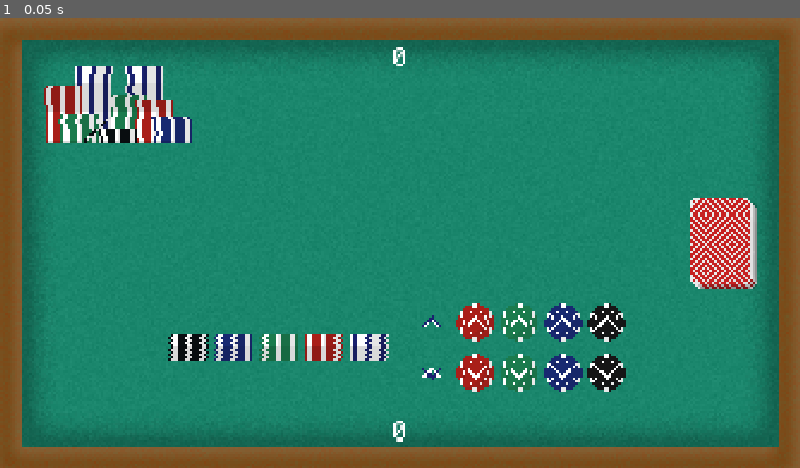
Above: before the commit, frame 1.
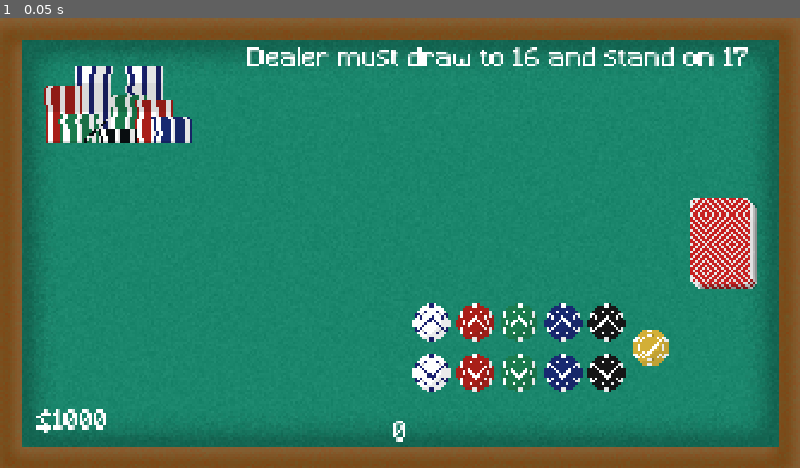
Above: after the commit, the same moment.

Repository: 7itanium/Simple-Blackjack
Game: Godot game, scene res://Scenes/table.tscn
Same seed, same stepped clock (60 frames per second), same inputs: the game is played once before the commit and once after it.
Inputs:
- Up to frame 1 (0.05 s): no input

The runs differ from the first frame. In frame 1, 3.6% of the frame differs, in the area x 4-94%, y 6-93%.

Commit message:
Working on visuals

Diff:
--- a/Scenes/betting.tscn
+++ b/Scenes/betting.tscn
@@ -14,6 +14,8 @@
 [ext_resource type="Script" uid="uid://uy00y7y2rmui" path="res://Scripts/chip.gd" id="8_0ptfu"]
 [ext_resource type="Texture2D" uid="uid://ixvk26eu45oc" path="res://Sprites/Chips/GreenSide.png" id="8_u5521"]
 [ext_resource type="Texture2D" uid="uid://dbhs2asor1e2x" path="res://Sprites/Chips/RedSide.png" id="9_0ptfu"]
+[ext_resource type="Texture2D" uid="uid://bospe4g31evvl" path="res://Sprites/Chips/Check.png" id="15_w4552"]
+[ext_resource type="Script" uid="uid://mt526l4cpyoc" path="res://Scripts/check.gd" id="16_j1w16"]
 
 [node name="Node2D" type="Node2D"]
 script = ExtResource("1_4efgp")
@@ -120,209 +122,264 @@
 [node name="Black Stack" type="Node2D" parent="."]
 
 [node name="Black" type="Sprite2D" parent="Black Stack"]
+visible = false
 position = Vector2(-170, 9)
 texture = ExtResource("6_7k2aw")
 
 [node name="Black2" type="Sprite2D" parent="Black Stack"]
+visible = false
 position = Vector2(-169, 7)
 texture = ExtResource("6_7k2aw")
 
 [node name="Black3" type="Sprite2D" parent="Black Stack"]
+visible = false
 position = Vector2(-170, 5)
 texture = ExtResource("6_7k2aw")
 
 [node name="Black4" type="Sprite2D" parent="Black Stack"]
+visible = false
 position = Vector2(-169, 3)
 texture = ExtResource("6_7k2aw")
 
 [node name="Black5" type="Sprite2D" parent="Black Stack"]
+visible = false
 position = Vector2(-170, 1)
 texture = ExtResource("6_7k2aw")
 
 [node name="Black6" type="Sprite2D" parent="Black Stack"]
+visible = false
 position = Vector2(-169, -1)
 texture = ExtResource("6_7k2aw")
 
 [node name="Black7" type="Sprite2D" parent="Black Stack"]
+visible = false
 position = Vector2(-170, -3)
 texture = ExtResource("6_7k2aw")
 
 [node name="Black8" type="Sprite2D" parent="Black Stack"]
+visible = false
 position = Vector2(-169, -5)
 texture = ExtResource("6_7k2aw")
 
 [node name="Black9" type="Sprite2D" parent="Black Stack"]
+visible = false
 position = Vector2(-170, -7)
 texture = ExtResource("6_7k2aw")
 
 [node name="Black10" type="Sprite2D" parent="Black Stack"]
+visible = false
 position = Vector2(-169, -9)
 texture = ExtResource("6_7k2aw")
 
 [node name="Blue Stack" type="Node2D" parent="."]
 
 [node name="Blue" type="Sprite2D" parent="Blue Stack"]
+visible = false
 position = Vector2(-134, 9)
 texture = ExtResource("7_1c6xh")
 
 [node name="Blue2" type="Sprite2D" parent="Blue Stack"]
+visible = false
 position = Vector2(-133, 7)
 texture = ExtResource("7_1c6xh")
 
 [node name="Blue3" type="Sprite2D" parent="Blue Stack"]
+visible = false
 position = Vector2(-134, 5)
 texture = ExtResource("7_1c6xh")
 
 [node name="Blue4" type="Sprite2D" parent="Blue Stack"]
+visible = false
 position = Vector2(-133, 3)
 texture = ExtResource("7_1c6xh")
 
 [node name="Blue5" type="Sprite2D" parent="Blue Stack"]
+visible = false
 position = Vector2(-134, 1)
 texture = ExtResource("7_1c6xh")
 
 [node name="Blue6" type="Sprite2D" parent="Blue Stack"]
+visible = false
 position = Vector2(-133, -1)
 texture = ExtResource("7_1c6xh")
 
 [node name="Blue7" type="Sprite2D" parent="Blue Stack"]
+visible = false
 position = Vector2(-134, -3)
 texture = ExtResource("7_1c6xh")
 
 [node name="Blue8" type="Sprite2D" parent="Blue Stack"]
+visible = false
 position = Vector2(-133, -5)
 texture = ExtResource("7_1c6xh")
 
 [node name="Blue9" type="Sprite2D" parent="Blue Stack"]
+visible = false
 position = Vector2(-134, -7)
 texture = ExtResource("7_1c6xh")
 
 [node name="Blue10" type="Sprite2D" parent="Blue Stack"]
+visible = false
 position = Vector2(-133, -9)
 texture = ExtResource("7_1c6xh")
 
 [node name="Green Stack" type="Node2D" parent="."]
 
 [node name="Green" type="Sprite2D" parent="Green Stack"]
+visible = false
 position = Vector2(-98, 9)
 texture = ExtResource("8_u5521")
 
 [node name="Green2" type="Sprite2D" parent="Green Stack"]
+visible = false
 position = Vector2(-97, 7)
 texture = ExtResource("8_u5521")
 
 [node name="Green3" type="Sprite2D" parent="Green Stack"]
+visible = false
 position = Vector2(-98, 5)
 texture = ExtResource("8_u5521")
 
 [node name="Green4" type="Sprite2D" parent="Green Stack"]
+visible = false
 position = Vector2(-97, 3)
 texture = ExtResource("8_u5521")
 
 [node name="Green5" type="Sprite2D" parent="Green Stack"]
+visible = false
 position = Vector2(-98, 1)
 texture = ExtResource("8_u5521")
 
 [node name="Green6" type="Sprite2D" parent="Green Stack"]
+visible = false
 position = Vector2(-97, -1)
 texture = ExtResource("8_u5521")
 
 [node name="Green7" type="Sprite2D" parent="Green Stack"]
+visible = false
 position = Vector2(-98, -3)
 texture = ExtResource("8_u5521")
 
 [node name="Green8" type="Sprite2D" parent="Green Stack"]
+visible = false
 position = Vector2(-97, -5)
 texture = ExtResource("8_u5521")
 
 [node name="Green9" type="Sprite2D" parent="Green Stack"]
+visible = false
 position = Vector2(-98, -7)
 texture = ExtResource("8_u5521")
 
 [node name="Green10" type="Sprite2D" parent="Green Stack"]
+visible = false
 position = Vector2(-97, -9)
 texture = ExtResource("8_u5521")
 
 [node name="RedStack" type="Node2D" parent="."]
 
 [node name="Red" type="Sprite2D" parent="RedStack"]
+visible = false
 position = Vector2(-62, 9)
 texture = ExtResource("9_0ptfu")
 
 [node name="Red2" type="Sprite2D" parent="RedStack"]
+visible = false
 position = Vector2(-61, 7)
 texture = ExtResource("9_0ptfu")
 
 [node name="Red3" type="Sprite2D" parent="RedStack"]
+visible = false
 position = Vector2(-62, 5)
 texture = ExtResource("9_0ptfu")
 
 [node name="Red4" type="Sprite2D" parent="RedStack"]
+visible = false
 position = Vector2(-61, 3)
 texture = ExtResource("9_0ptfu")
 
 [node name="Red5" type="Sprite2D" parent="RedStack"]
+visible = false
 position = Vector2(-62, 1)
 texture = ExtResource("9_0ptfu")
 
 [node name="Red6" type="Sprite2D" parent="RedStack"]
+visible = false
 position = Vector2(-61, -1)
 texture = ExtResource("9_0ptfu")
 
 [node name="Red7" type="Sprite2D" parent="RedStack"]
+visible = false
 position = Vector2(-62, -3)
 texture = ExtResource("9_0ptfu")
 
 [node name="Red8" type="Sprite2D" parent="RedStack"]
+visible = false
 position = Vector2(-61, -5)
 texture = ExtResource("9_0ptfu")
 
 [node name="Red9" type="Sprite2D" parent="RedStack"]
+visible = false
 position = Vector2(-62, -7)
 texture = ExtResource("9_0ptfu")
 
 [node name="Red10" type="Sprite2D" parent="RedStack"]
+visible = false
 position = Vector2(-61, -9)
 texture = ExtResource("9_0ptfu")
 
 [node name="WhiteStack" type="Node2D" parent="."]
 
-[node name="Red" type="Sprite2D" parent="WhiteStack"]
+[node name="White" type="Sprite2D" parent="WhiteStack"]
+visible = false
 position = Vector2(-26, 9)
 texture = ExtResource("6_u73kx")
 
-[node name="Red2" type="Sprite2D" parent="WhiteStack"]
+[node name="White2" type="Sprite2D" parent="WhiteStack"]
+visible = false
 position = Vector2(-25, 7)
 texture = ExtResource("6_u73kx")
 
-[node name="Red3" type="Sprite2D" parent="WhiteStack"]
+[node name="White3" type="Sprite2D" parent="WhiteStack"]
+visible = false
 position = Vector2(-26, 5)
 texture = ExtResource("6_u73kx")
 
-[node name="Red4" type="Sprite2D" parent="WhiteStack"]
+[node name="White4" type="Sprite2D" parent="WhiteStack"]
+visible = false
 position = Vector2(-25, 3)
 texture = ExtResource("6_u73kx")
 
-[node name="Red5" type="Sprite2D" parent="WhiteStack"]
+[node name="White5" type="Sprite2D" parent="WhiteStack"]
+visible = false
 position = Vector2(-26, 1)
 texture = ExtResource("6_u73kx")
 
-[node name="Red6" type="Sprite2D" parent="WhiteStack"]
+[node name="White6" type="Sprite2D" parent="WhiteStack"]
+visible = false
 position = Vector2(-25, -1)
 texture = ExtResource("6_u73kx")
 
-[node name="Red7" type="Sprite2D" parent="WhiteStack"]
+[node name="White7" type="Sprite2D" parent="WhiteStack"]
+visible = false
 position = Vector2(-26, -3)
 texture = ExtResource("6_u73kx")
 
-[node name="Red8" type="Sprite2D" parent="WhiteStack"]
+[node name="White8" type="Sprite2D" parent="WhiteStack"]
+visible = false
 position = Vector2(-25, -5)
 texture = ExtResource("6_u73kx")
 
-[node name="Red9" type="Sprite2D" parent="WhiteStack"]
+[node name="White9" type="Sprite2D" parent="WhiteStack"]
+visible = false
 position = Vector2(-26, -7)
 texture = ExtResource("6_u73kx")
 
-[node name="Red10" type="Sprite2D" parent="WhiteStack"]
+[node name="White10" type="Sprite2D" parent="WhiteStack"]
+visible = false
 position = Vector2(-25, -9)
 texture = ExtResource("6_u73kx")
+
+[node name="Check" type="Sprite2D" parent="."]
+position = Vector2(200, 0)
+texture = ExtResource("15_w4552")
+script = ExtResource("16_j1w16")
--- /dev/null
+++ b/Scenes/chip.tscn
@@ -0,0 +1,9 @@
+[gd_scene load_steps=3 format=3 uid="uid://cuo5h0xeximhb"]
+
+[ext_resource type="Texture2D" uid="uid://l25481ag6fmv" path="res://Sprites/Chips/Red.png" id="1_b23m7"]
+[ext_resource type="Script" uid="uid://dls5njif0x1h3" path="res://Scripts/chipHand.gd" id="2_y64u0"]
+
+[node name="Sprite2D" type="Sprite2D"]
+scale = Vector2(3, 3)
+texture = ExtResource("1_b23m7")
+script = ExtResource("2_y64u0")
--- a/Scenes/table.tscn
+++ b/Scenes/table.tscn
@@ -8,7 +8,8 @@
 [ext_resource type="Texture2D" uid="uid://dgo7d5h4t08ee" path="res://Sprites/Chips/Stack.png" id="6_o4lkm"]
 [ext_resource type="FontFile" uid="uid://djmf3x3u2lnfm" path="res://Fonts/Minecraft.ttf" id="6_usajj"]
 [ext_resource type="AudioStream" uid="uid://bxlbmcvnx0g6k" path="res://Sounds/SFX/bridge.mp3" id="8_j277j"]
-[ext_resource type="PackedScene" uid="uid://dv5u45javgpsd" path="res://Scenes/betting.tscn" id="9_xexre"]
+[ext_resource type="Texture2D" uid="uid://l25481ag6fmv" path="res://Sprites/Chips/Red.png" id="8_xexre"]
+[ext_resource type="PackedScene" uid="uid://cuo5h0xeximhb" path="res://Scenes/chip.tscn" id="10_4ntqo"]
 
 [sub_resource type="AtlasTexture" id="AtlasTexture_6mi0s"]
 atlas = ExtResource("3_u5355")
@@ -28,6 +29,7 @@
 [node name="table" type="Node2D"]
 
 [node name="Game Manager" type="Node" parent="."]
+unique_name_in_owner = true
 script = ExtResource("1_dgbpv")
 
 [node name="FlipSound" type="AudioStreamPlayer2D" parent="Game Manager"]
@@ -38,10 +40,6 @@
 volume_db = -5.0
 
 [node name="Table" type="Node" parent="."]
-
-[node name="Node2D" parent="Table" instance=ExtResource("9_xexre")]
-position = Vector2(0, 250)
-scale = Vector2(3, 3)
 
 [node name="Felt" type="Sprite2D" parent="Table"]
 z_index = -20
@@ -69,15 +67,31 @@
 points = PackedVector2Array(0, -550, 0, 597)
 metadata/_edit_lock_ = true
 
+[node name="Money" type="Label" parent="Table"]
+anchors_preset = -1
+anchor_left = -0.031
+anchor_top = 0.153
+anchor_right = 0.033
+anchor_bottom = 0.181
+offset_left = -811.48
+offset_top = 232.76
+offset_right = -899.36
+offset_bottom = 266.52
+theme_override_colors/font_color = Color(1, 1, 1, 1)
+theme_override_fonts/font = ExtResource("6_usajj")
+theme_override_font_sizes/font_size = 63
+text = "$"
+horizontal_alignment = 1
+
 [node name="dealerHandVal" type="Label" parent="Table"]
 anchors_preset = -1
 anchor_left = -0.031
 anchor_top = 0.153
 anchor_right = 0.033
 anchor_bottom = 0.181
-offset_left = -77.48
+offset_left = -308.48
 offset_top = -637.24
-offset_right = 73.64
+offset_right = 304.64
 offset_bottom = -603.48
 theme_override_fonts/font = ExtResource("6_usajj")
 theme_override_font_sizes/font_size = 63
@@ -100,6 +114,18 @@
 text = "21"
 horizontal_alignment = 1
 
+[node name="Red2" type="Sprite2D" parent="Table"]
+visible = false
+position = Vector2(-825, 300)
+scale = Vector2(3, 3)
+texture = ExtResource("8_xexre")
+
+[node name="Red" type="Sprite2D" parent="Table"]
+visible = false
+position = Vector2(-575, 300)
+scale = Vector2(3, 3)
+texture = ExtResource("8_xexre")
+
 [node name="Test" type="Node" parent="."]
 
 [node name="Sprite2D2" parent="Test" instance=ExtResource("6_5cpa6")]
@@ -109,3 +135,7 @@
 [node name="Sprite2D" parent="Test" instance=ExtResource("6_5cpa6")]
 visible = false
 position = Vector2(0, 300)
+
+[node name="Sprite2D" parent="." instance=ExtResource("10_4ntqo")]
+visible = false
+position = Vector2(-703, 290)
--- a/Scripts/betUI.gd
+++ b/Scripts/betUI.gd
@@ -1,25 +1,48 @@
 extends Node2D
 
-@onready var whiteUp: Sprite2D = $Down/White
-@onready var redUp: Sprite2D = $Down/Red
-@onready var greenUp: Sprite2D = $Down/Green
-@onready var blueUp: Sprite2D = $Down/Blue
-@onready var blackUp: Sprite2D = $Down/Black
-@onready var whiteDown: Sprite2D = $Up/White
-@onready var redDown: Sprite2D = $Up/Red
-@onready var greenDown: Sprite2D = $Up/Green
-@onready var blueDown: Sprite2D = $Up/Blue
-@onready var blackDown: Sprite2D = $Up/Black
+@onready var chips = [$Up/White, $Down/White, $Up/Red, $Down/Red, $Up/Green, $Down/Green, $Up/Blue, $Down/Blue, $Up/Black, $Down/Black]
+
+@onready var whiteChips = [$WhiteStack/White, $WhiteStack/White2, $WhiteStack/White3, $WhiteStack/White4, $WhiteStack/White5, $WhiteStack/White6, $WhiteStack/White7, $WhiteStack/White8, $WhiteStack/White9, $WhiteStack/White10]
+@onready var redChips = [$RedStack/Red, $RedStack/Red2, $RedStack/Red3, $RedStack/Red4, $RedStack/Red5, $RedStack/Red6, $RedStack/Red7, $RedStack/Red8, $RedStack/Red9, $RedStack/Red10]
+@onready var greenChips = [$"Green Stack/Green", $"Green Stack/Green2", $"Green Stack/Green3", $"Green Stack/Green4", $"Green Stack/Green5", $"Green Stack/Green6", $"Green Stack/Green7", $"Green Stack/Green8", $"Green Stack/Green9", $"Green Stack/Green10"]
+@onready var blueChips = [$"Blue Stack/Blue", $"Blue Stack/Blue2", $"Blue Stack/Blue3", $"Blue Stack/Blue4", $"Blue Stack/Blue5", $"Blue Stack/Blue6", $"Blue Stack/Blue7", $"Blue Stack/Blue8", $"Blue Stack/Blue9", $"Blue Stack/Blue10"]
+@onready var blackChips = [$"Black Stack/Black", $"Black Stack/Black2", $"Black Stack/Black3", $"Black Stack/Black4", $"Black Stack/Black5", $"Black Stack/Black6", $"Black Stack/Black7", $"Black Stack/Black8", $"Black Stack/Black9", $"Black Stack/Black10"]
+
+@onready var displayChips = [whiteChips, redChips, greenChips, blueChips, blackChips]
+
+@onready var values = [5, 10, 25, 50, 100]
 
 # Called when the node enters the scene tree for the first time.
 func _ready() -> void:
-	var chips = [whiteUp, whiteDown, redUp, redDown, greenUp, greenDown, blueUp, blueDown, blackUp, blackDown]
-	var direction = -1
+	var direction = 1
 	var val = 0
 	for chip in chips:
 		chip.direction = direction
-		chip.chip = val
+		chip.color = val
 
 		direction *= -1
-		if direction == -1:
+		if direction == 1:
 			val += 1
+	checkBal()
+
+func checkBal():
+	if global.money < 5:
+		chips[0].modulate.a = 0.5
+	else:
+		chips[0].modulate.a = 1
+	if global.money < 10:
+		chips[2].modulate.a = 0.5
+	else:
+		chips[2].modulate.a = 1
+	if global.money < 25:
+		chips[4].modulate.a = 0.5
+	else:
+		chips[4].modulate.a = 1
+	if global.money < 50:
+		chips[6].modulate.a = 0.5
+	else:
+		chips[6].modulate.a = 1
+	if global.money < 100:
+		chips[8].modulate.a = 0.5
+	else:
+		chips[8].modulate.a = 1
--- a/Scripts/card.gd
+++ b/Scripts/card.gd
@@ -36,7 +36,7 @@
 		position.x = lerp(position.x, target_position.x, SPEED * delta)
 		position.y = lerp(position.y, target_position.y, SPEED * delta)
 
-	if position.distance_to(target_position) < 1:
-		position = target_position
+		if position.distance_to(target_position) < 1:
+			position = target_position
 
 	scale.x = lerp(scale.x, target_scale.x, SPEED * 1.5 * delta)
--- /dev/null
+++ b/Scripts/check.gd
@@ -0,0 +1,9 @@
+extends Sprite2D
+
+signal pressed
+
+func _input(event):
+	if event is InputEventMouseButton:
+		if event.button_index == MOUSE_BUTTON_LEFT and event.pressed:
+			if is_pixel_opaque(get_local_mouse_position()):
+				global.dealCards = true
--- a/Scripts/chip.gd
+++ b/Scripts/chip.gd
@@ -1,13 +1,27 @@
 extends Sprite2D
 
-var chip = 0
+@onready var display: Node2D = $"../.."
+
+
+var color = 0
 var direction = 0
 
 func _input(event):
 	if event is InputEventMouseButton:
 		if event.button_index == MOUSE_BUTTON_LEFT and event.pressed:
-			if is_pixel_opaque(get_local_mouse_position()):
-				global.bet[chip] += direction
-				if global.bet[chip] < 0:
-					global.bet[chip] = 0
-				print(global.bet)
+			if is_pixel_opaque(get_local_mouse_position()) and modulate.a == 1:
+				global.bet[color] += direction
+				if global.bet[color] < 0:
+					global.bet[color] = 0
+				elif global.bet[color] > 10:
+					global.bet[color] = 10
+				else:
+					global.money += display.values[color] * direction * -1
+					global.bet[5] = (global.bet[0] * display.values[0]) + (global.bet[1] * display.values[1]) + (global.bet[2] * display.values[2]) + (global.bet[3] * display.values[3]) + (global.bet[4] * display.values[4])
+
+					if direction == 1:
+						display.displayChips[color][global.bet[color] - 1].visible = true
+					else:
+						display.displayChips[color][global.bet[color]].visible = false
+
+				display.checkBal()
--- /dev/null
+++ b/Scripts/chipHand.gd
@@ -0,0 +1,21 @@
+extends Sprite2D
+
+var chipTexture = "res://Sprites/Chips/White.png"
+
+var target_position = Vector2(0, 0)
+var num
+var x
+const SPEED = 5.0
+
+func _process(delta: float) -> void:
+	texture = load(chipTexture)
+
+	x = 0
+	target_position = Vector2(x, 300)
+
+	if position != target_position:
+		position.x = lerp(position.x, target_position.x, SPEED * delta)
+		position.y = lerp(position.y, target_position.y, SPEED * delta)
+
+		if position.distance_to(target_position) < 1:
+			position = target_position
--- a/Scripts/game_manager.gd
+++ b/Scripts/game_manager.gd
@@ -3,21 +3,25 @@
 @onready var flip_sound: AudioStreamPlayer2D = $FlipSound
 @onready var player_hand_val: Label = $"../Table/playerHandVal"
 @onready var dealer_hand_val: Label = $"../Table/dealerHandVal"
+@onready var money: Label = $"../Table/Money"
 @onready var bridge_sound: AudioStreamPlayer2D = $BridgeSound
 
 var new_card = preload("res://Scenes/card.tscn")
+var bettingScene = preload("res://Scenes/betting.tscn")
 var liveDeck = global.deck.keys()
 var playerHand = [0, false, 0]
 var dealerHand = [0, false, 1]
 var isPlayerTurn = false
 var isDealerTurn = false
+var isBetting = true
 var dealerDown
+var bettingUI
 var cards = []
 
 # Called when the node enters the scene tree for the first time.
 func _ready() -> void:
-	#start()
-	pass
+	global.money = 1000
+	getBet()
 
 # Called every frame. 'delta' is the elapsed time since the previous frame.
 func _process(delta: float) -> void:
@@ -27,32 +31,54 @@
 		cards = []
 		get_tree().reload_current_scene()
 
+	money.text = "$" + str(global.money)
 
-	if playerHand[0] > 21:
-		player_hand_val.text = str(playerHand[0]) + ", Bust!"
+	if isBetting:
+		dealer_hand_val.text = "Dealer must draw to 16 and stand on 17"
+		player_hand_val.text = str(global.bet[5])
+
+		if global.dealCards:
+			dealCards()
 	else:
-		player_hand_val.text = str(playerHand[0])
-	if dealerHand[0] > 21:
-		dealer_hand_val.text = str(dealerHand[0]) + ", Bust!"
-	else:
-		dealer_hand_val.text = str(dealerHand[0])
+
+		if playerHand[0] > 21:
+			player_hand_val.text = str(playerHand[0]) + ", Bust!"
+		else:
+			player_hand_val.text = str(playerHand[0])
+		if dealerHand[0] > 21:
+			dealer_hand_val.text = str(dealerHand[0]) + ", Bust!"
+		else:
+			dealer_hand_val.text = str(dealerHand[0])
 
 
-	if Input.is_action_just_pressed("Hit") and isPlayerTurn == true:
-		deal_card(playerHand, false)
+		if Input.is_action_just_pressed("Hit") and isPlayerTurn == true:
+			deal_card(playerHand, false)
 
-	if Input.is_action_just_pressed("Stand") and isPlayerTurn == true:
-		dealerTurn()
+		if Input.is_action_just_pressed("Stand") and isPlayerTurn == true:
+			dealerTurn()
 
-	if playerHand[0] > 21 and isPlayerTurn == true:
-		isPlayerTurn = false
-		await get_tree().create_timer(1.2).timeout
-		end()
+		if playerHand[0] > 21 and isPlayerTurn == true:
+			isPlayerTurn = false
+			await get_tree().create_timer(1.2).timeout
+			end()
 
-	if isDealerTurn == true and dealerDown.scale.x > 0 and dealerDown.value == 0:
-		choose_card(dealerDown, dealerHand)
+		if isDealerTurn == true and dealerDown.scale.x > 0 and dealerDown.value == 0:
+			choose_card(dealerDown, dealerHand)
 
-func start():
+func getBet():
+	global.bet = [0, 0, 0, 0, 0, 0]
+	global.chips = 0
+	isBetting = true
+	var instance = bettingScene.instantiate()
+	instance.scale = Vector2(3,3)
+	instance.position = Vector2(0,250)
+	bettingUI = instance
+	add_child(instance)
+
+func dealCards():
+	bettingUI.queue_free()
+	global.dealCards = false
+	isBetting = false
 	deal_card(dealerHand, false)
 	await get_tree().create_timer(.2).timeout
 	deal_card(playerHand, false)
@@ -68,6 +94,8 @@
 	isPlayerTurn = false
 	await get_tree().create_timer(2).timeout
 	bridge_sound.play()
+	if dealerHand[0] > 21 or (playerHand[0] > dealerHand[0] and playerHand[0] < 22):
+		global.money += global.bet[5] * 2
 	for card in cards:
 		card.target_position = Vector2(775, 0)
 	await get_tree().create_timer(2).timeout
@@ -79,7 +107,7 @@
 	liveDeck = global.deck.keys()
 	playerHand = [0, false, 0]
 	dealerHand = [0, false, 1]
-	start()
+	getBet()
 
 func dealerTurn():
 	isPlayerTurn = false
--- a/Scripts/global.gd
+++ b/Scripts/global.gd
@@ -58,5 +58,10 @@
 var delt = [0,0]
 var end = [250, 250]
 const STEP = 50
+var dealCards = false
 
 var bet = [0, 0, 0, 0, 0, 0]
+
+var money = 1000
+
+var chips = 0
Not shown: 1 places in Scenes/betting.tscn that only renumber resources
Not shown: 1 places in Scenes/table.tscn that only renumber resources
Not shown, added: Scripts/check.gd.uid
Not shown, added: Scripts/chipHand.gd.uid
Binary file added: Sprites/Chips/Check.png
Not shown, added: Sprites/Chips/Check.png.import
Not shown, added: Sprites/Chips/Chips.png.import
Binary file added: Sprites/Chips/Hit.png
Not shown, added: Sprites/Chips/Hit.png.import
Binary file changed: Sprites/Chips/White.png
Binary file added: Sprites/Chips/stand.png
Not shown, added: Sprites/Chips/stand.png.import
